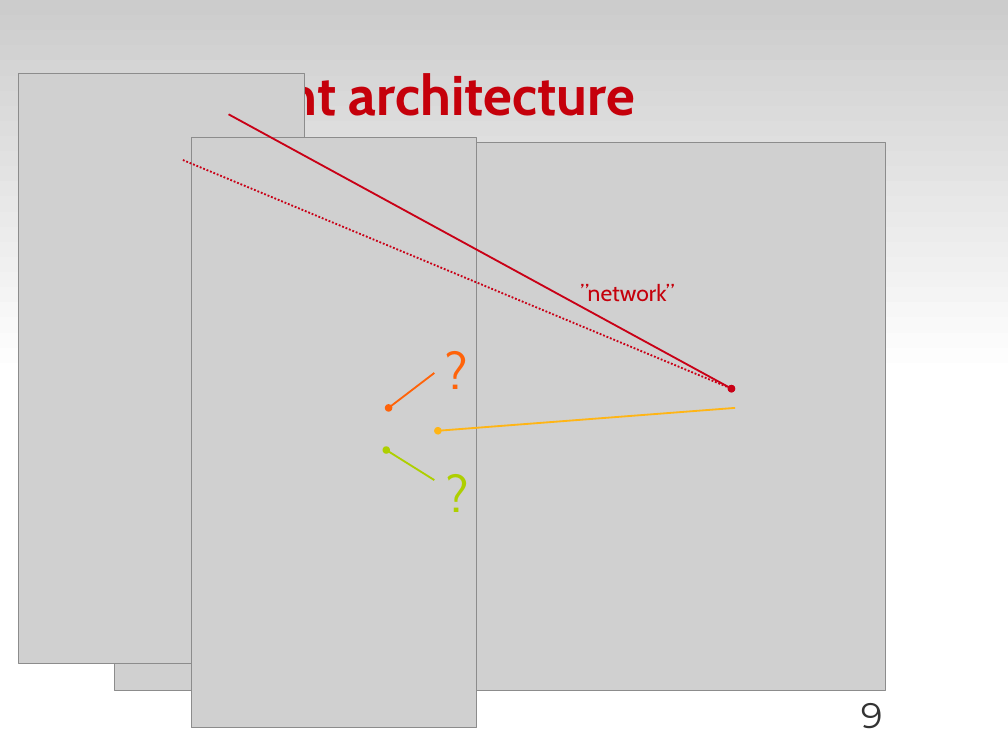
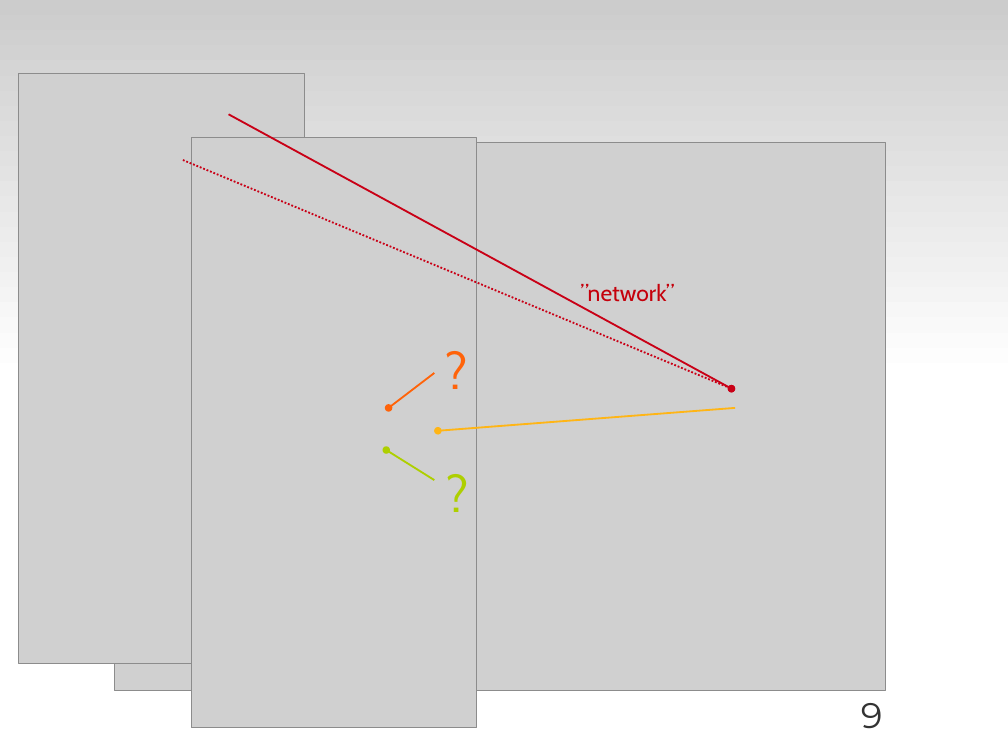
Before and after one commit to zyluo/talk-COSUG-2012, a slide deck: slide 9 of COSUG-2012.odp. Drawn at 1008x756 pixels with LibreOffice and Linux fonts; fonts in the diff are those of the drawing; grey boxes stand for pictures; background and template pictures are left out. Boxes give left, top, right and bottom in pixels: in the first picture for what was removed or moved away, otherwise in the second. Text is boxed around its words. In the diff, an @@ line names an element or a change of style, - is before the commit and + after.

```diff
--- a/COSUG-2012.odp
+++ b/COSUG-2012.odp
@@ title removed at (50, 73, 635, 128) @@
-Component architecture
```
Also in this commit, not shown: 5 other slides changed, 1 other file.
